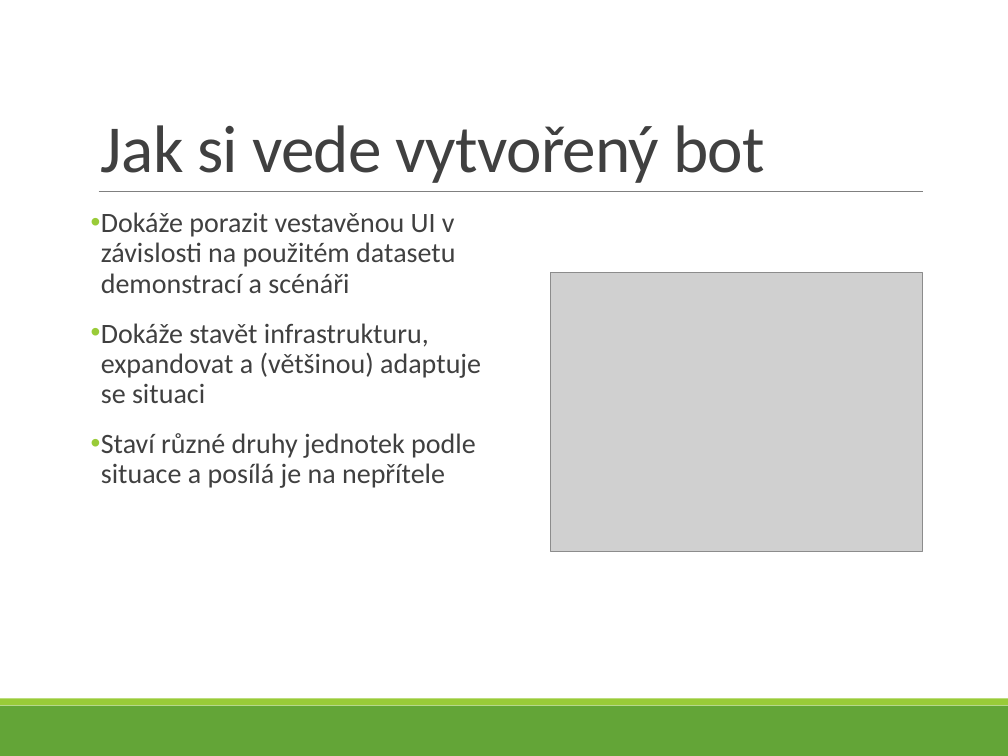
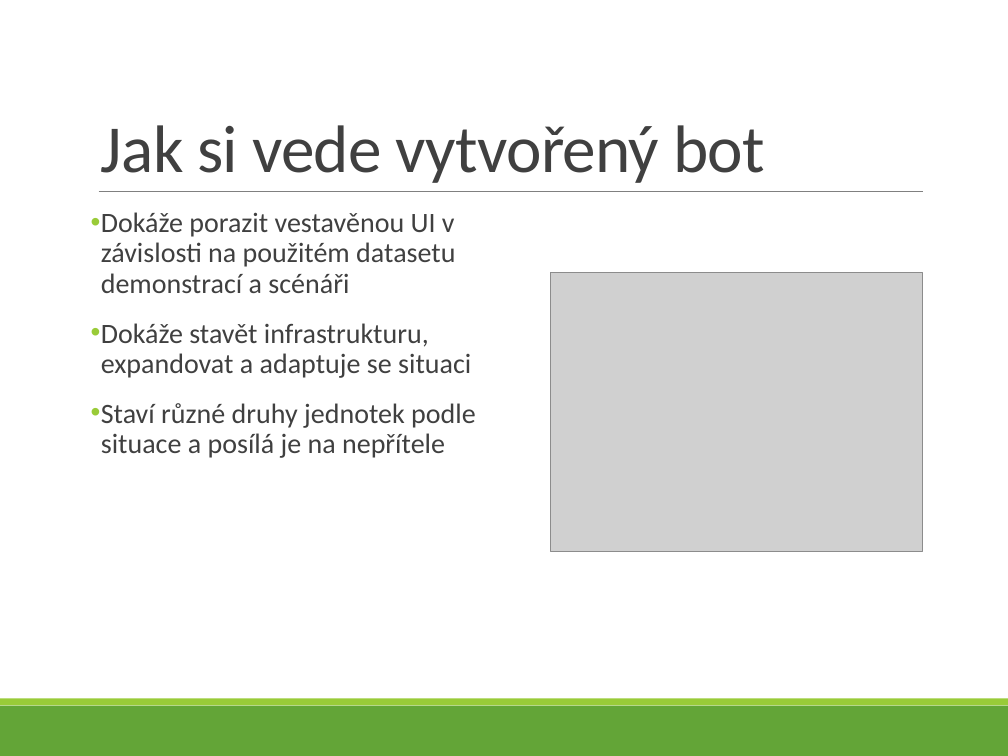
Before and after one commit to honzaMaly/kusanagi, a slide deck: slide 7 of thesis/presentation/prezentace.pptx. Drawn at 1008x756 pixels with LibreOffice and Linux fonts; fonts in the diff are those of the drawing; grey boxes stand for pictures. Boxes give left, top, right and bottom in pixels: in the first picture for what was removed or moved away, otherwise in the second. Text is boxed around its words. In the diff, an @@ line names an element or a change of style, - is before the commit and + after.

```diff
--- a/thesis/presentation/prezentace.pptx
+++ b/thesis/presentation/prezentace.pptx
@@ text at <box>101,323,471,378</box>: text changed @@
-• Dokáže stavět infrastrukturu, expandovat a (většinou) adaptuje se situaci
+• Dokáže stavět infrastrukturu, expandovat a adaptuje se situaci
```
Also in this commit, not shown: 3 other slides changed, 1 other file.
